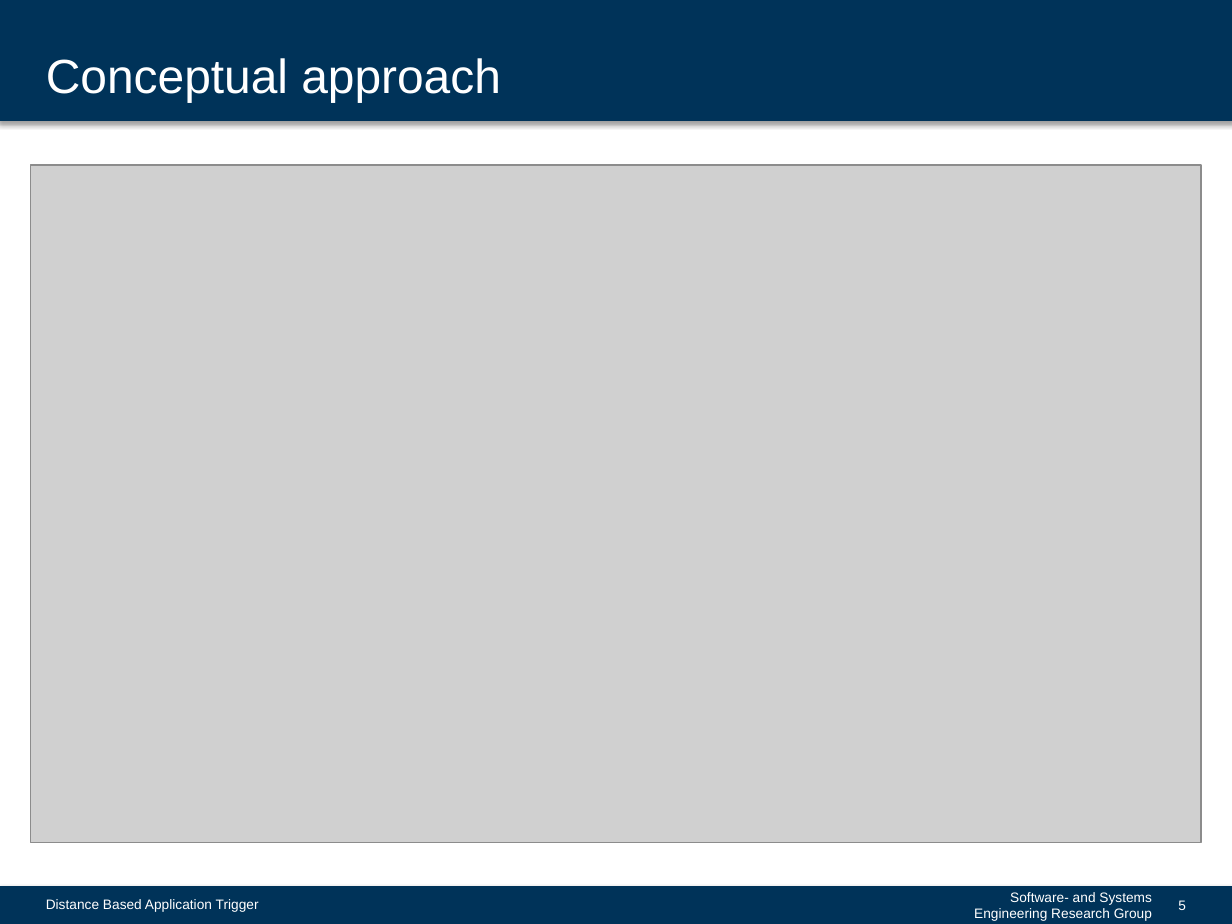
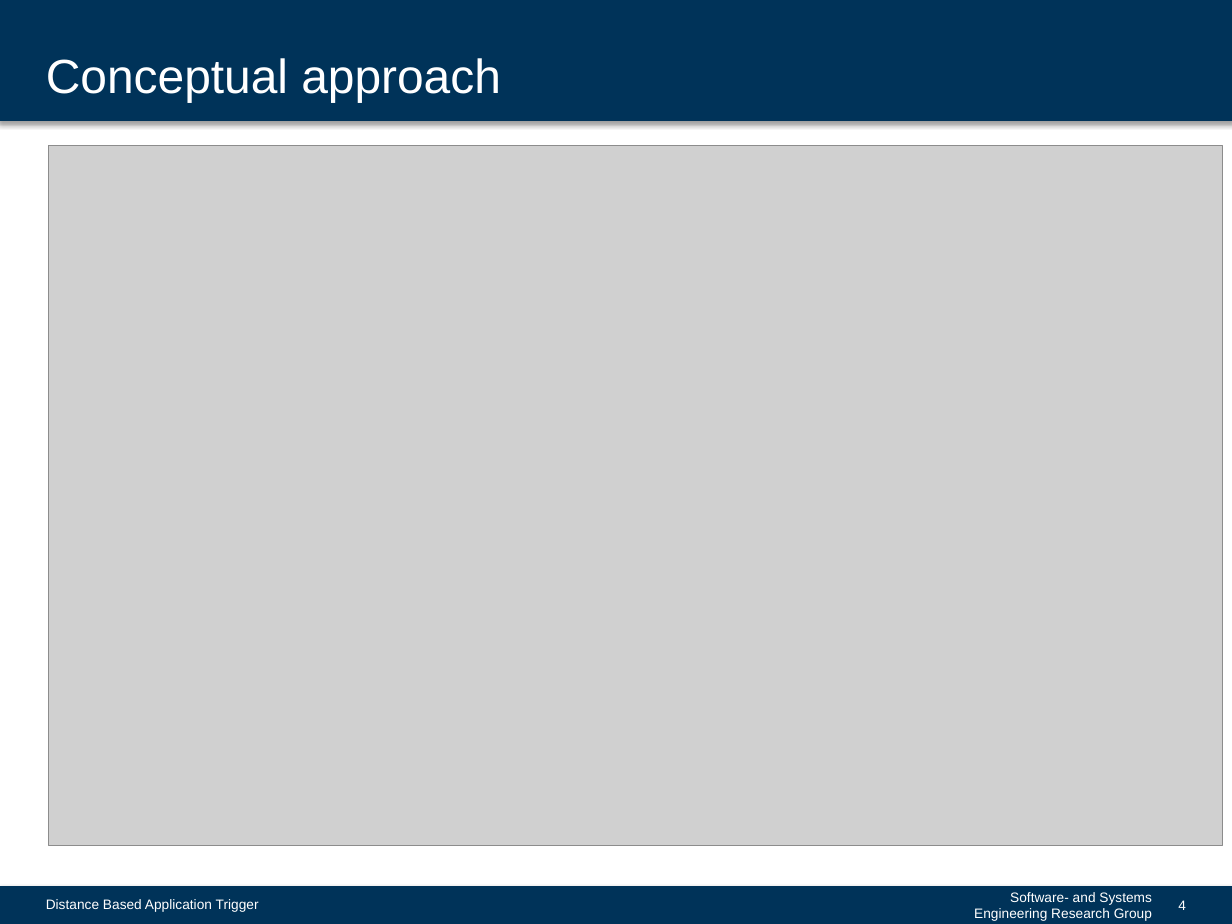
Before and after one commit to pschlieker/Location-Based-Trigger, a slide deck: slide 4 of Presentations/Interim/Project_Presentation_Group6.pptx (slide 5 before the commit). Drawn at 1232x924 pixels with LibreOffice and Linux fonts; fonts in the diff are those of the drawing; grey boxes stand for pictures; background and template pictures are left out. Boxes give left, top, right and bottom in pixels: in the first picture for what was removed or moved away, otherwise in the second. Text is boxed around its words. In the diff, an @@ line names an element or a change of style, - is before the commit and + after.

```diff
--- a/Presentations/Interim/Project_Presentation_Group6.pptx
+++ b/Presentations/Interim/Project_Presentation_Group6.pptx
@@ picture: place and size @@
-picture at box(31, 165, 1201, 843)
+picture at box(48, 145, 1222, 845)
@@ page number at box(1178, 900, 1186, 910): text changed @@
-5
+4
```
Also in this commit, not shown: 1 other slide changed, 1 slide removed.
